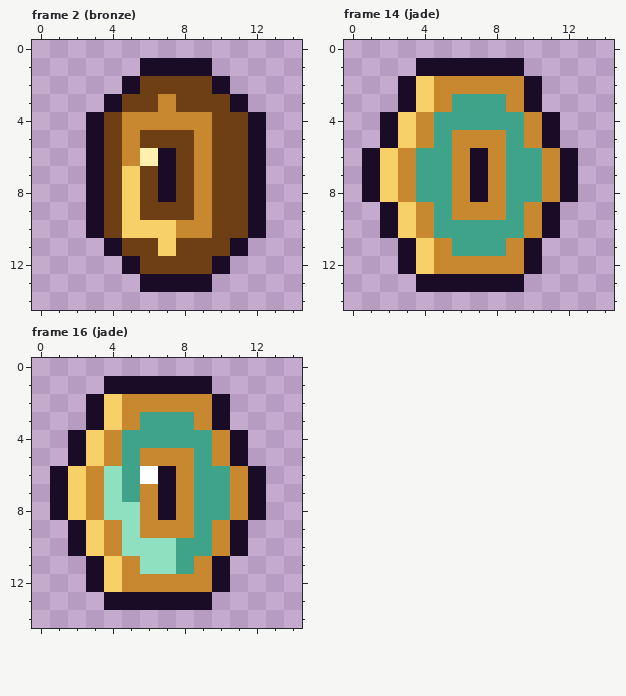
File history of a pixel-art file, topdownshooter/Assets/### Different Engine/NewSprites/Asesprites/VFX/Pickups/wen_spin.aseprite. Above is the file before it was changed.
15x15 pixels, 16 frames. Shown: frame 2 (bronze), frame 14 (jade), frame 16 (jade). The commit also changed other frames, which this record leaves out.
Once edited:
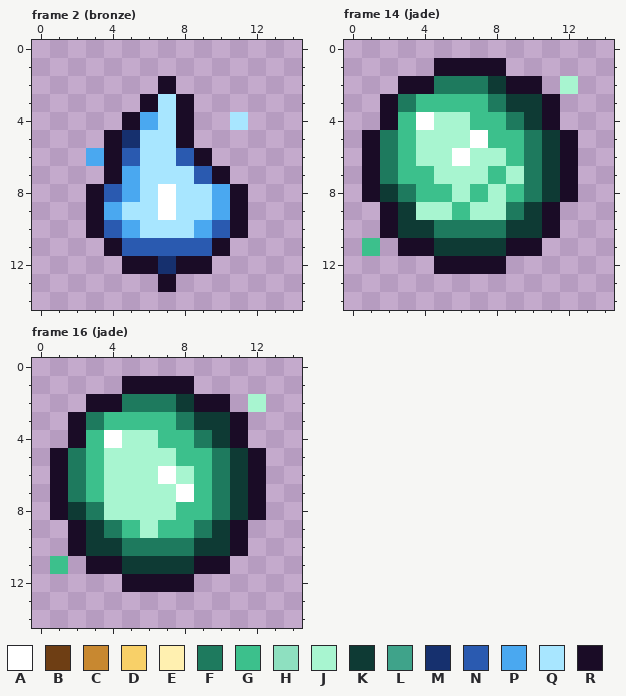
Palette (. is transparent): A #ffffff  B #6e3e14  C #c88830  D #f8d068  E #fff0b0  F #1e7a5e  G #3cc08c  H #8ee0c0  J #a8f5d0  K #0e3a34  L #3fa38a  M #16306e  N #2a5ab0  P #4aa8f0  Q #a8e6ff  R #1a0c26
Edits made:
--- frame 2 (bronze)
@@ x 0..14 @@
  0 ...............
- 1 ......RRRR.....
- 2 .....RBBBBR....
- 3 ....RBBCBBBR...
- 4 ...RBCCCCCBBR..
- 5 ...RBCBBBCBBR..
- 6 ...RBCERBCBBR..
- 7 ...RBDBRBCBBR..
- 8 ...RBDBRBCBBR..
- 9 ...RBDBBBCBBR..
-10 ...RBDDDCCBBR..
-11 ....RBBDBBBR...
-12 .....RBBBBR....
-13 ......RRRR.....
+ 1 ...............
+ 2 .......R.......
+ 3 ......RQR......
+ 4 .....RPQR..Q...
+ 5 ....RMQQR......
+ 6 ...PRNQQNR.....
+ 7 ....RPQQQNR....
+ 8 ...RNPQAQQPR...
+ 9 ...RPQQAQQPR...
+10 ...RNPQQQPNR...
+11 ....RNNNNNR....
+12 .....RRMRR.....
+13 .......R.......
 14 ...............
--- frame 14 (jade)
@@ x 0..14 @@
  0 ...............
- 1 ....RRRRRR.....
- 2 ...RDCCCCCR....
- 3 ...RDCLLLCR....
- 4 ..RDCLLLLLCR...
- 5 ..RDCLCCCLCR...
- 6 .RDCLLCRCLLCR..
- 7 .RDCLLCRCLLCR..
- 8 .RDCLLCRCLLCR..
- 9 ..RDCLCCCLCR...
-10 ..RDCLLLLLCR...
-11 ...RDCLLLCR....
-12 ...RDCCCCCR....
-13 ....RRRRRR.....
+ 1 .....RRRR......
+ 2 ...RRFFFKRR.J..
+ 3 ..RFGGGGFKKR...
+ 4 ..RGAJJGGFKR...
+ 5 .RFGJJJAGGFKR..
+ 6 .RFGJJAJJGFKR..
+ 7 .RFGGJJJGJFKR..
+ 8 .RKFGGJGJGFKR..
+ 9 ..RKJJGJJFKR...
+10 ..RKKFFFFKKR...
+11 .G.RRKKKKRR....
+12 .....RRRR......
+13 ...............
 14 ...............
--- frame 16 (jade)
@@ x 0..14 @@
  0 ...............
- 1 ....RRRRRR.....
- 2 ...RDCCCCCR....
- 3 ...RDCLLLCR....
- 4 ..RDCLLLLLCR...
- 5 ..RDCLCCCLCR...
- 6 .RDCHLARCLLCR..
- 7 .RDCHLCRCLLCR..
- 8 .RDCHHCRCLLCR..
- 9 ..RDCHCCCLCR...
-10 ..RDCHHHLLCR...
-11 ...RDCHHLCR....
-12 ...RDCCCCCR....
-13 ....RRRRRR.....
+ 1 .....RRRR......
+ 2 ...RRFFFKRR.J..
+ 3 ..RFGGGGFKKR...
+ 4 ..RGAJJGGFKR...
+ 5 .RFGJJJJGGFKR..
+ 6 .RFGJJJAJGFKR..
+ 7 .RFGJJJJAGFKR..
+ 8 .RKFJJJJGGFKR..
+ 9 ..RKFGJGGFKR...
+10 ..RKKFFFFKKR...
+11 .G.RRKKKKRR....
+12 .....RRRR......
+13 ...............
 14 ...............
Boxes around the changes in both pictures, in picture pixels (x1, y1, x2, y2):
changed: (86, 58, 266, 292)
changed: (362, 58, 578, 292)
changed: (50, 376, 266, 610)
